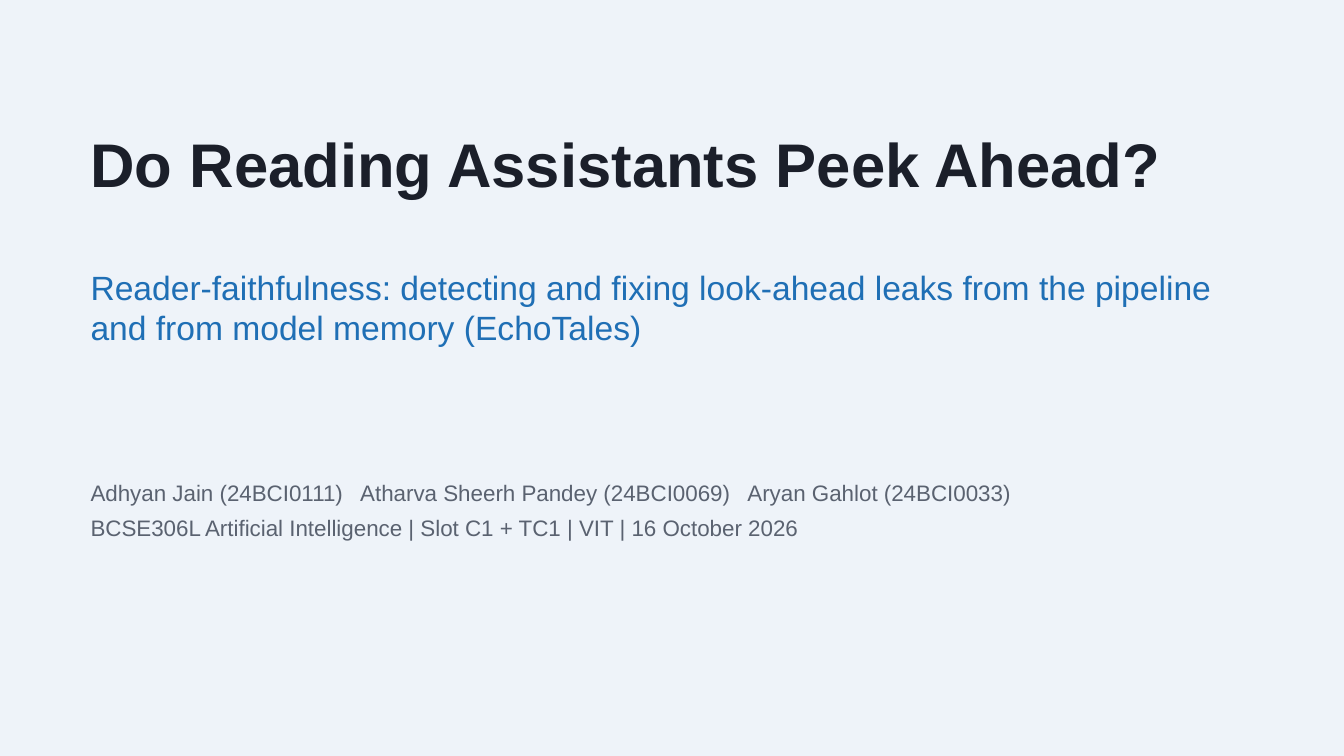
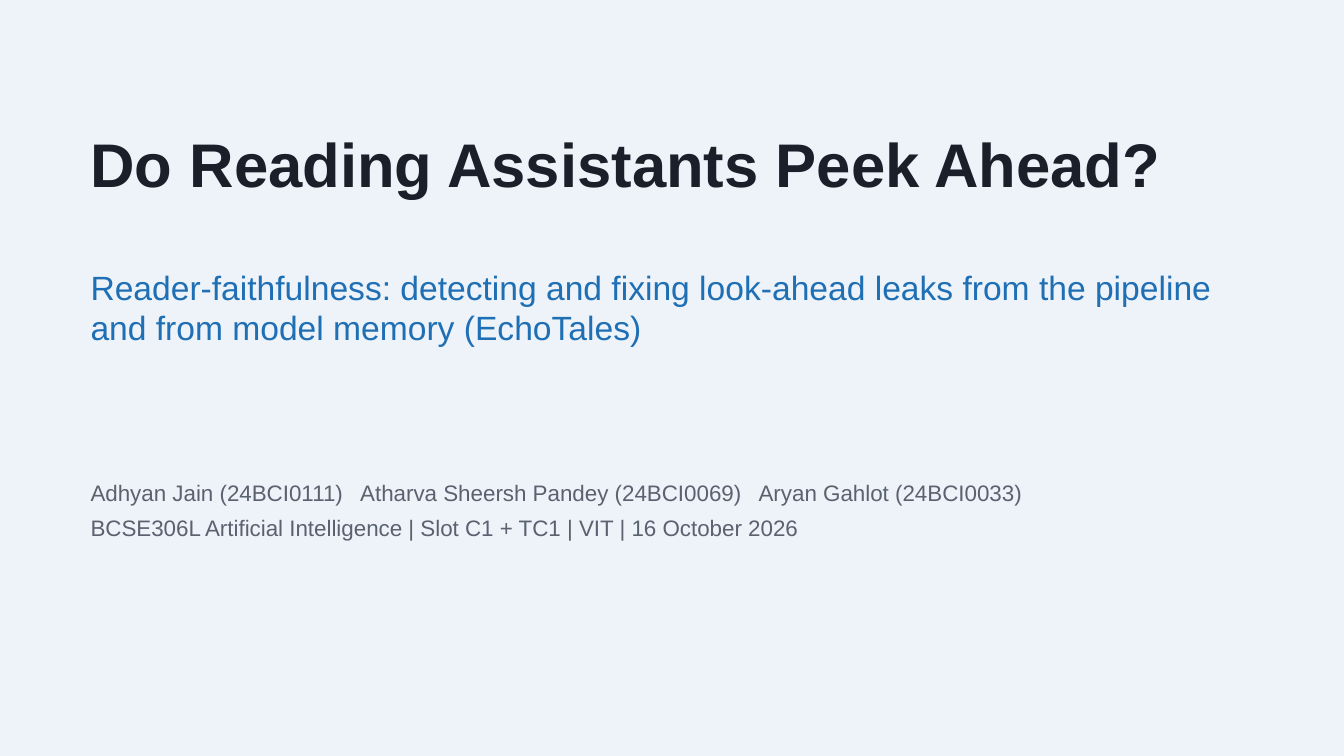
Before and after one commit to adhyan-jain/EchoTales, a slide deck: slide 1 of EchoTales_Research_Presentation.pptx. Drawn at 1344x756 pixels with LibreOffice and Linux fonts; fonts in the diff are those of the drawing. Boxes give left, top, right and bottom in pixels: in the first picture for what was removed or moved away, otherwise in the second. Text is boxed around its words. In the diff, an @@ line names an element or a change of style, - is before the commit and + after.

```diff
--- a/EchoTales_Research_Presentation.pptx
+++ b/EchoTales_Research_Presentation.pptx
@@ text at <box>91,485,1022,506</box>: text changed @@
-Adhyan Jain (24BCI0111) Atharva Sheerh Pandey (24BCI0069) Aryan Gahlot (24BCI0033)
+Adhyan Jain (24BCI0111) Atharva Sheersh Pandey (24BCI0069) Aryan Gahlot (24BCI0033)
```
Also in this commit, not shown: 15 other slides changed, 9 other files.
